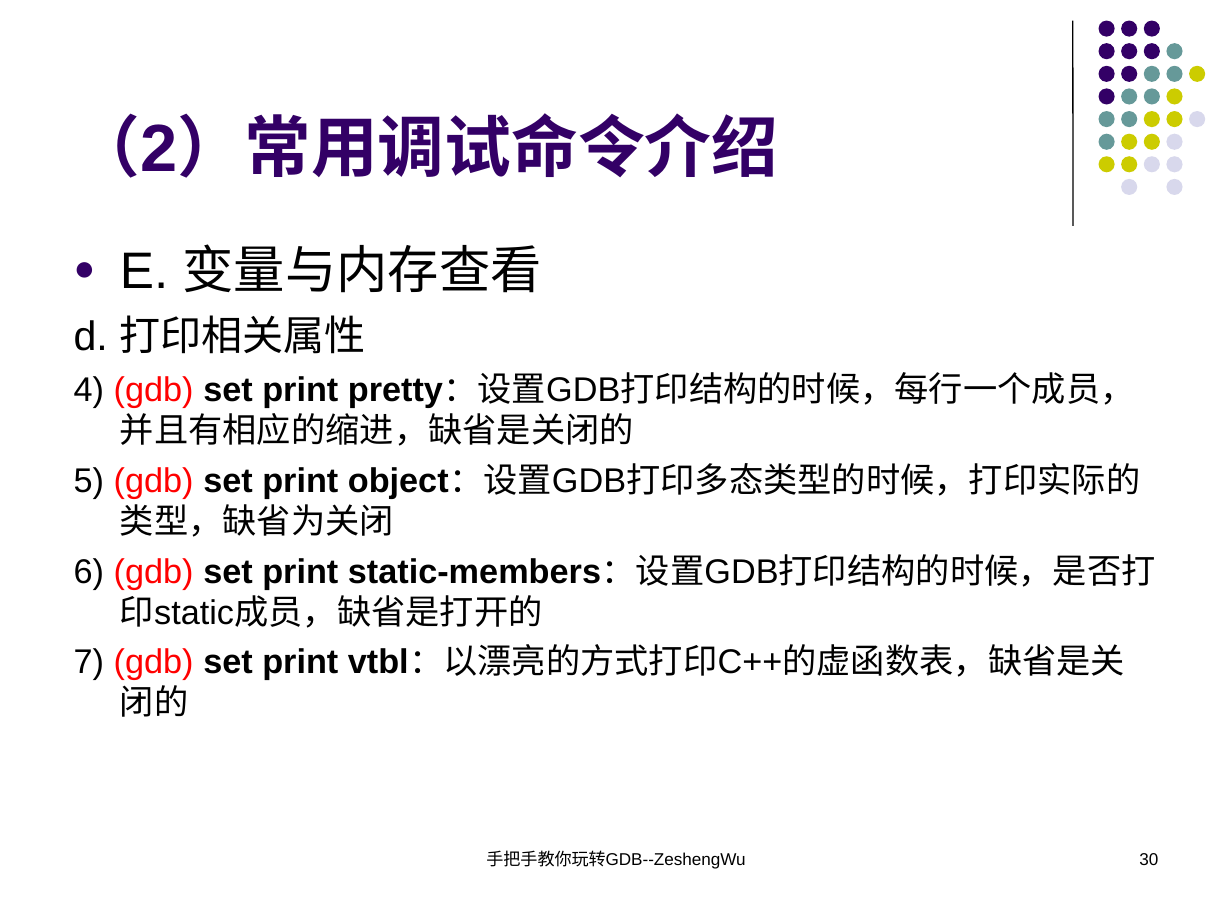
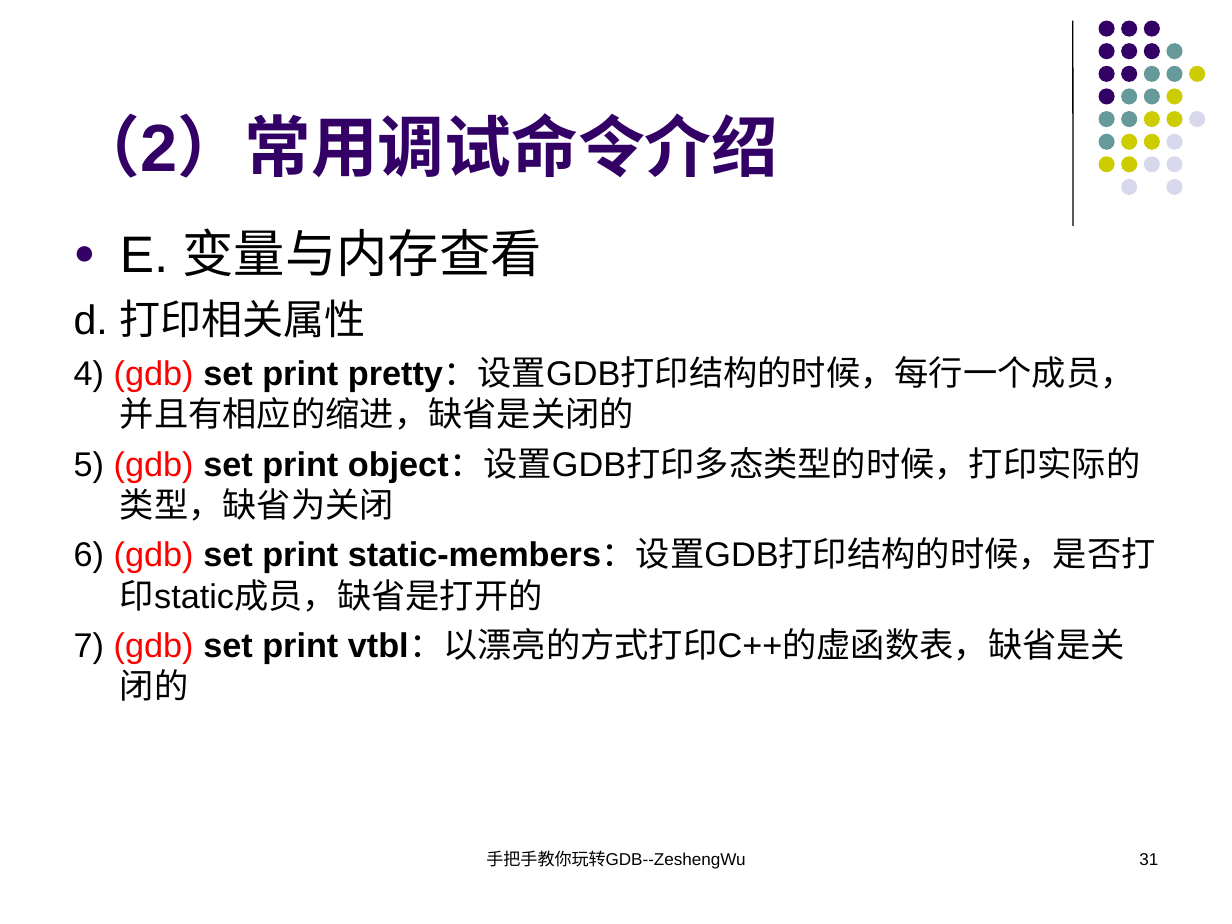
Before and after one commit to KublaikhanGeek/reactor, a slide deck: slide 31 of docs/手把手教你玩转GDB/手把手教你玩转GDB.ppt (slide 30 before the commit). Drawn at 1232x924 pixels with LibreOffice and Linux fonts; fonts in the diff are those of the drawing. Boxes give left, top, right and bottom in pixels: in the first picture for what was removed or moved away, otherwise in the second. Text is boxed around its words. In the diff, an @@ line names an element or a change of style, - is before the commit and + after.

```diff
--- a/docs/手把手教你玩转GDB/手把手教你玩转GDB.ppt
+++ b/docs/手把手教你玩转GDB/手把手教你玩转GDB.ppt
@@ text "E. 变量与内存查看": place and size @@
-text "E. 变量与内存查看" at [74,244,1156,717]
+text "E. 变量与内存查看" at [74,228,1156,701]
@@ page number at [1139,853,1158,865]: text changed @@
-30
+31
```
Also in this commit, not shown: 2 other slides changed, 1 slide added.
